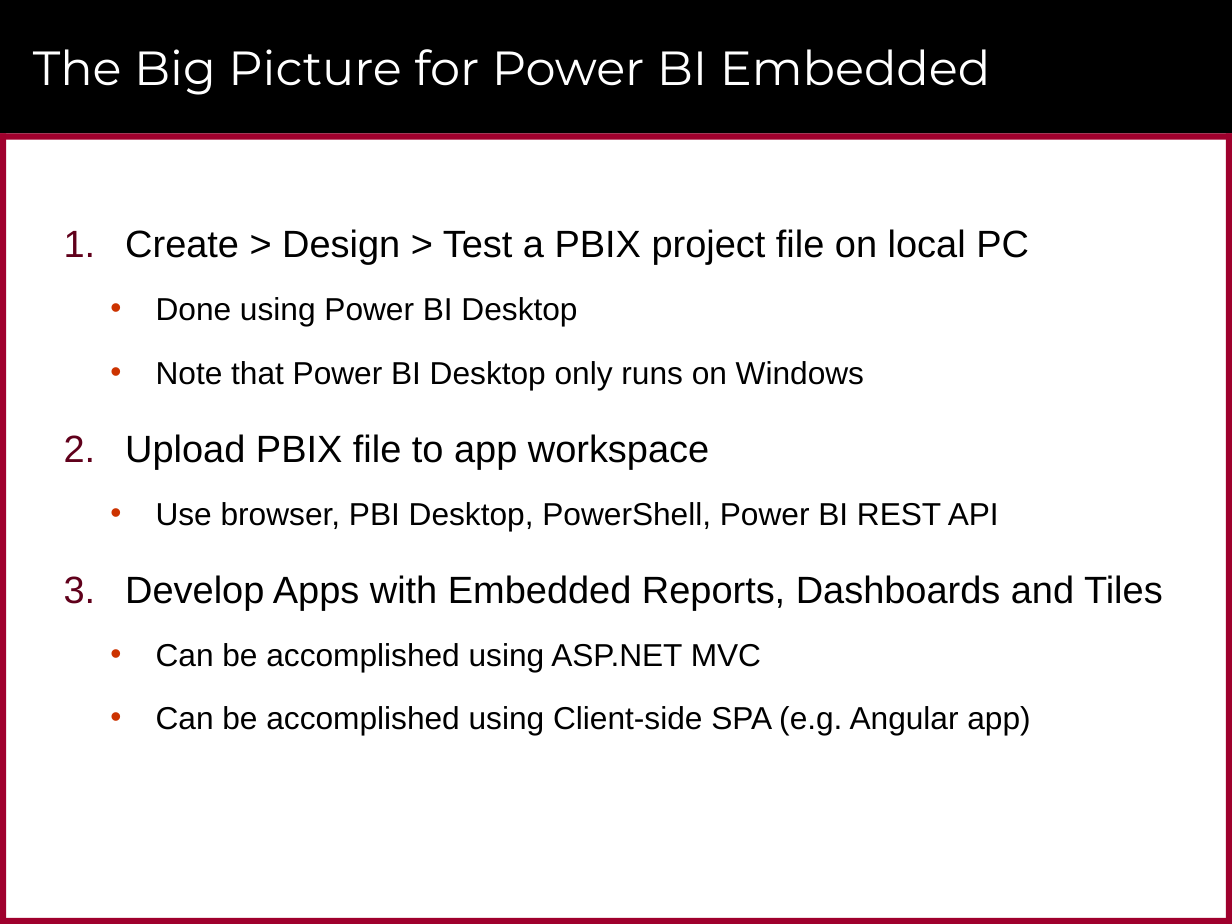
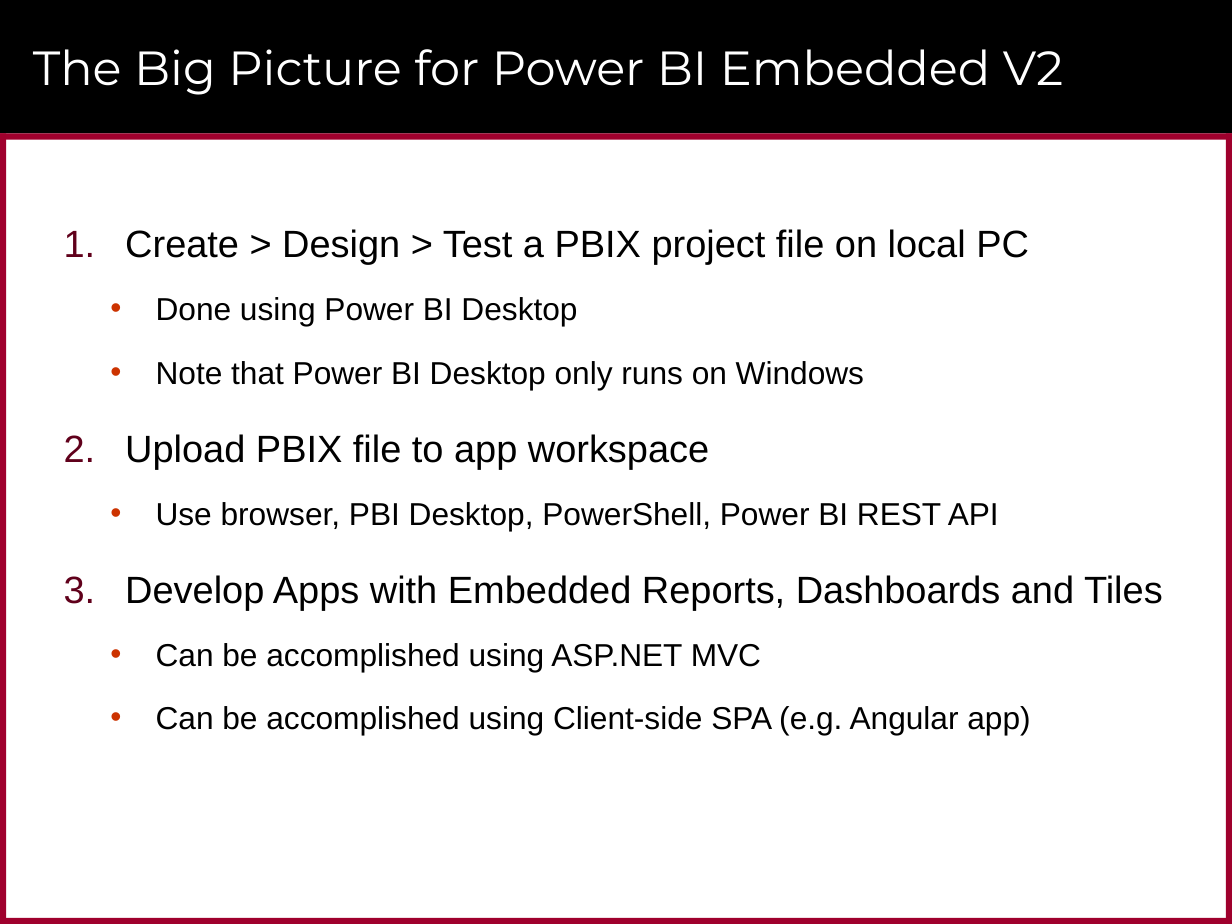
Before and after one commit to CriticalPathTraining/DevInADay, a slide deck: slide 25 of Modules/01_Intro/slides.pptx. Drawn at 1232x924 pixels with LibreOffice and Linux fonts; fonts in the diff are those of the drawing; background and template pictures are left out. Boxes give left, top, right and bottom in pixels: in the first picture for what was removed or moved away, otherwise in the second. Text is boxed around its words. In the diff, an @@ line names an element or a change of style, - is before the commit and + after.

```diff
--- a/Modules/01_Intro/slides.pptx
+++ b/Modules/01_Intro/slides.pptx
@@ title at (33,49,1064,95): text changed @@
-The Big Picture for Power BI Embedded
+The Big Picture for Power BI Embedded V2
```
Also in this commit, not shown: 1 other slide changed, 1 slide added, 13 other files.
